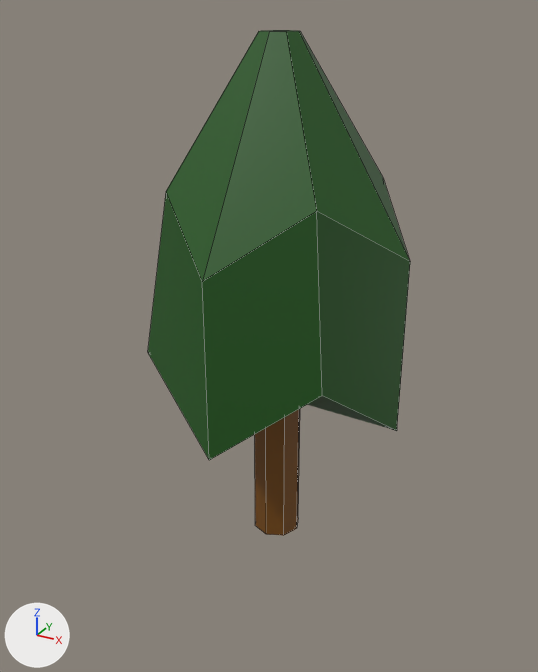
An edit to the FBX model Assets/Models/Medieval.fbx_Nature/Medieval.fbx_Nature.fbx, drawn before and after from the same camera.
The view is the same before and after, from a 50 mm lens placed at (5.19, -9.73, 8.58), pointed at (-0.07, -0.18, 3.8). Lighting does not change. The marker at lower left points along +X, +Y and +Z. Mesh edges are drawn as thin lines. Where no turn or scale is listed for an object, it has been applied to the vertices.

The first picture shows 'Tree'.
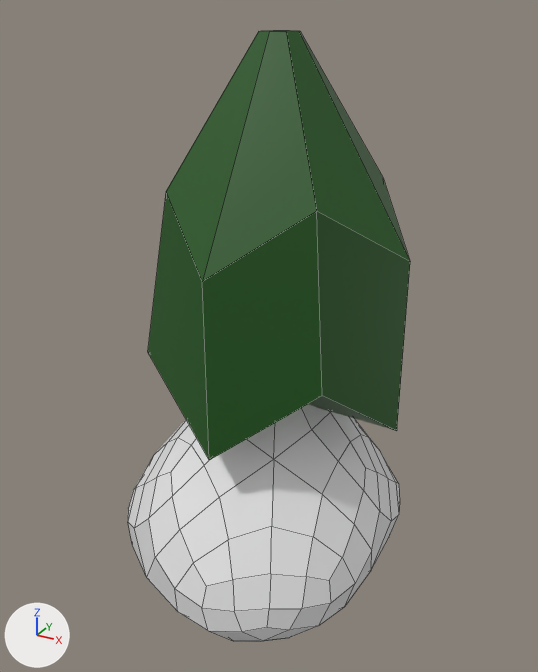
Changed parts and their boxes [x1, y1, x2, y2] in the pictures (538 x 672 px):
'rock.500', added
    after: [128, 404, 400, 642]

Edits to the bpy script that builds the scene:
```text
Add me_rock_008:
    me_rock_008.from_pydata(...)  # 194 vertices, 192 faces; spans x -2.54..2.04, y -2.65..2.16, z -0.62..3.25
Add ob_rock_500:
    ob_rock_500 = bpy.data.objects.new('rock.500', me_rock_008)
    ob_rock_500.location = (0.0, 0.0, 0.0)
```
